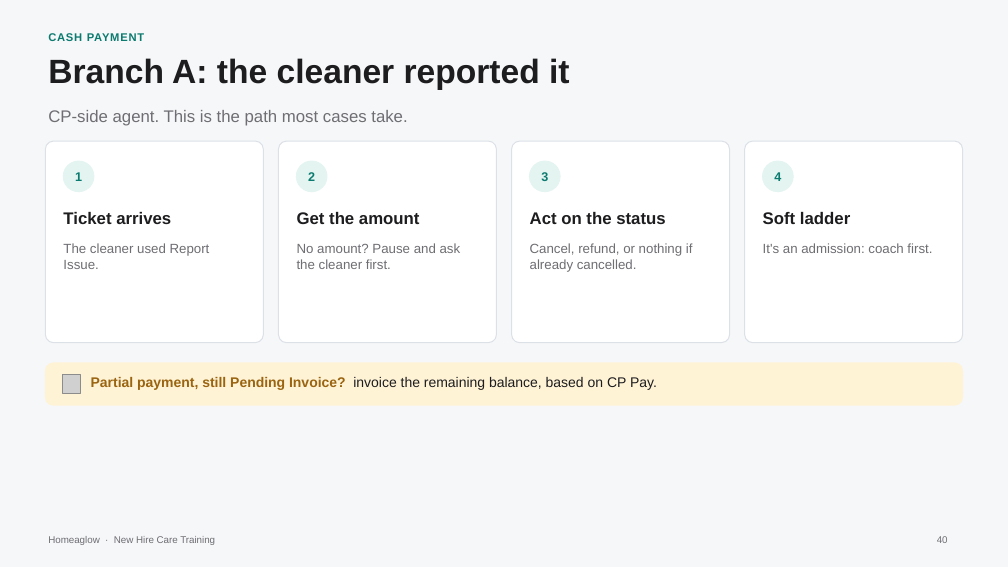
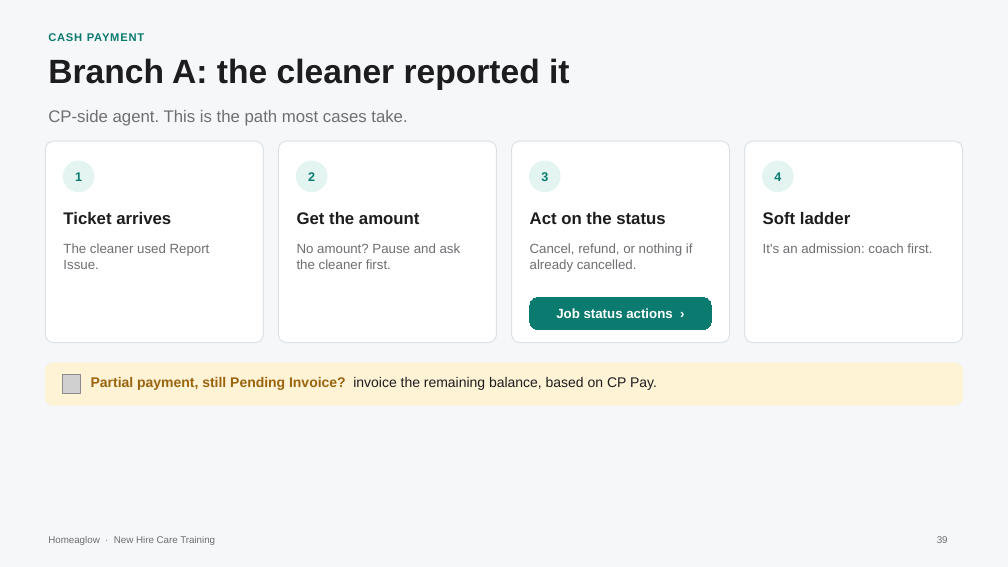
Before and after one commit to anjulimichelle/training, a slide deck: slide 39 of billing-disputes/billing-disputes-cash-payments.pptx (slide 40 before the commit). Drawn at 1008x567 pixels with LibreOffice and Linux fonts; fonts in the diff are those of the drawing; grey boxes stand for pictures. Boxes give left, top, right and bottom in pixels: in the first picture for what was removed or moved away, otherwise in the second. Text is boxed around its words. In the diff, an @@ line names an element or a change of style, - is before the commit and + after.

```diff
--- a/billing-disputes/billing-disputes-cash-payments.pptx
+++ b/billing-disputes/billing-disputes-cash-payments.pptx
@@ rounded rectangle added at bbox=[529, 297, 711, 330], fill #0B7A6F, outline #0B7A6F 0.75 pt, 9.5 pt, text #FFFFFF, bold @@
+Job status actions ›
@@ page number at bbox=[937, 536, 948, 543]: text changed @@
-40
+39
```
Also in this commit, not shown: 1 other slide changed, 1 other file.
